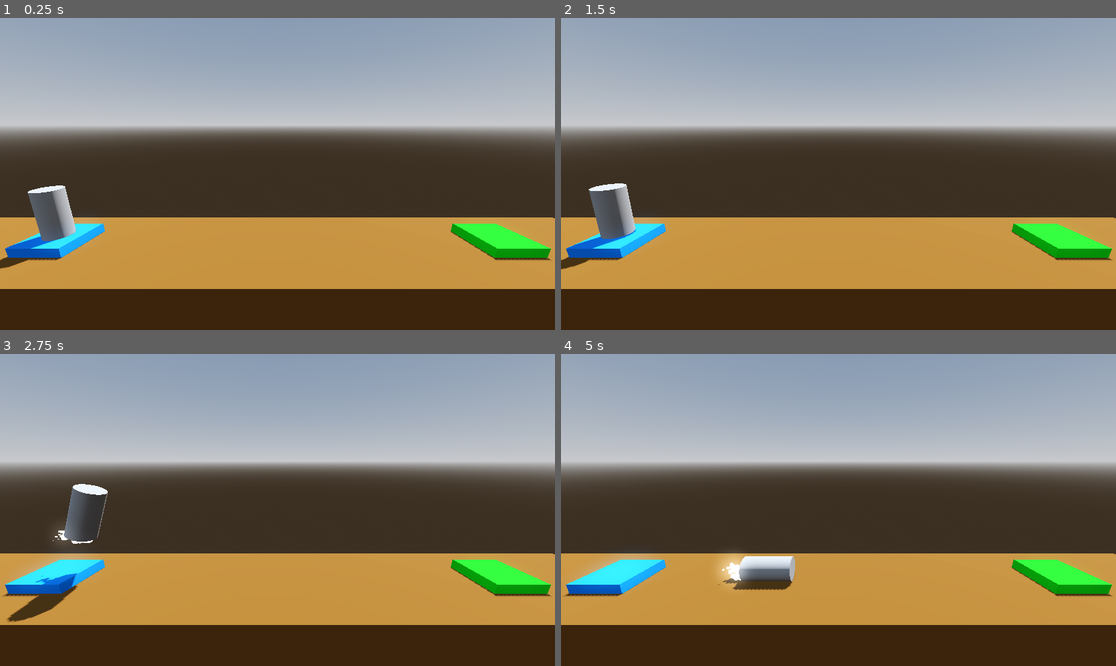
Above: before the commit, frames 1-4 (two rows, left to right).
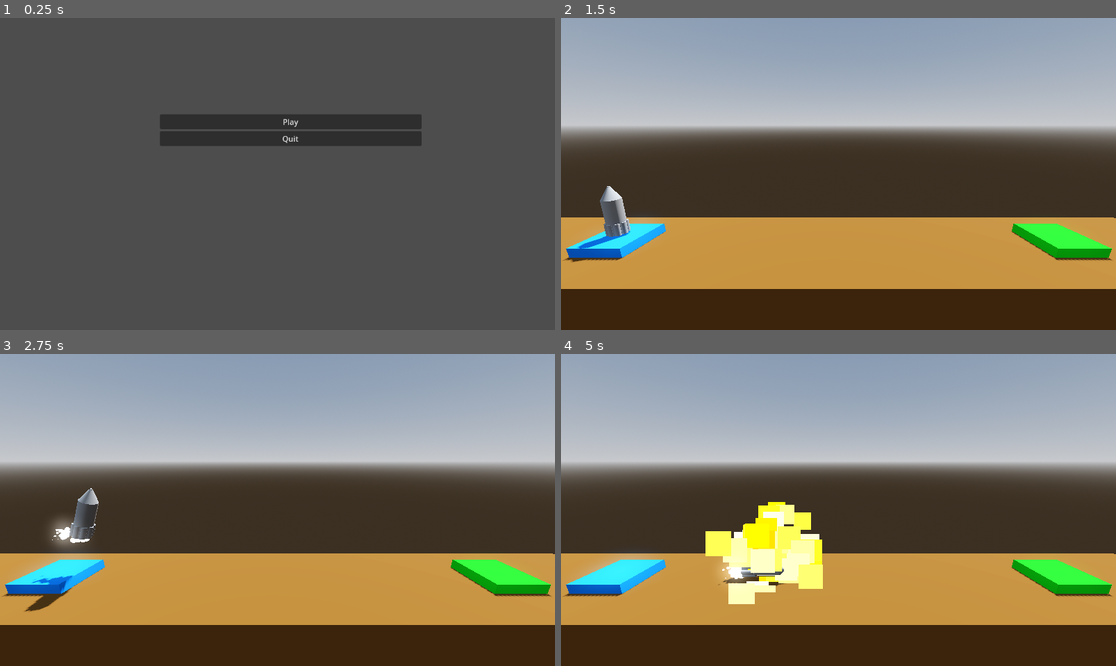
Above: after the commit, the same moments.

Repository: 253asap/projectBoost
Game: Godot game, scene res://menu.tscn
The game is run twice, just before and just after one commit, with the same random seed, the same clock (stepped at 60 frames per second) and the same inputs. Before the commit the project starts from res://Level/level.tscn.
Inputs (mouse positions are in pixels of both pictures, inside the frame that each line leads up to):
- Up to frame 1 (0.25 s): no input
- Up to frame 2 (1.5 s): click (849, 120) at 0.5 s, where only the run after the commit has a clickable "Play"; tap Enter at 1.25 s; hold D (rotateRight) from 1.28 s (still down); hold Space (boost) from 1.28 s (still down)
- Up to frame 3 (2.75 s): release D (rotateRight) at 2.03 s; release Space (boost) at 2.03 s; hold A (rotateLeft) from 2.03 s (still down); tap Space (boost) at 2.1 s
- Up to frame 4 (5 s): release A (rotateLeft) at 2.78 s; hold Space (boost) 2.78-3.53 s; hold D (rotateRight) 2.78-4.28 s; tap Space (boost) at 3.6 s; hold A (rotateLeft) from 4.28 s (still down); hold Space (boost) from 4.28 s (still down); tap Escape (menu, bound only after the commit) at 4.9 s

The runs differ from the first frame. In frame 1, 97% of the frame differs, in the area x 0-100%, y 0-100%; in frame 2, 1.0%; in frame 3, 1.3%; in frame 4, 4.3%.

Commit message:
added particles and changhed the rocket model some

Diff:
--- /dev/null
+++ b/Particles/explosion_particles.tscn
@@ -0,0 +1,59 @@
+[gd_scene load_steps=10 format=3 uid="uid://dcecb8hw7dbrv"]
+
+[sub_resource type="Gradient" id="Gradient_lkolc"]
+offsets = PackedFloat32Array(0.201923, 0.413462, 0.586538, 0.740385, 0.903846)
+colors = PackedColorArray(1, 1, 1, 1, 1, 1, 0, 1, 1, 0.294118, 0, 1, 0.776471, 0, 0, 1, 0, 0, 0, 1)
+
+[sub_resource type="GradientTexture1D" id="GradientTexture1D_u3rij"]
+gradient = SubResource("Gradient_lkolc")
+
+[sub_resource type="Curve" id="Curve_cv3ok"]
+max_value = 100.0
+_data = [Vector2(0, 1), 0.0, 146.581, 0, 0, Vector2(1, 100), 413.249, 0.0, 0, 0]
+point_count = 2
+
+[sub_resource type="CurveTexture" id="CurveTexture_mygan"]
+curve = SubResource("Curve_cv3ok")
+
+[sub_resource type="Curve" id="Curve_qubh3"]
+_data = [Vector2(0, 0.530249), 0.0, 2.25724, 0, 0, Vector2(1, 0), -2.97204, 0.0, 0, 0]
+point_count = 2
+
+[sub_resource type="CurveTexture" id="CurveTexture_5bhb0"]
+curve = SubResource("Curve_qubh3")
+
+[sub_resource type="ParticleProcessMaterial" id="ParticleProcessMaterial_1onfr"]
+direction = Vector3(0, 1, 0)
+spread = 180.0
+gravity = Vector3(0, 0, 0)
+initial_velocity_min = 6.0
+initial_velocity_max = 16.0
+damping_max = 3.0
+damping_curve = SubResource("CurveTexture_mygan")
+scale_curve = SubResource("CurveTexture_5bhb0")
+color_ramp = SubResource("GradientTexture1D_u3rij")
+turbulence_enabled = true
+turbulence_noise_scale = 1.0
+turbulence_noise_speed_random = 4.0
+
+[sub_resource type="StandardMaterial3D" id="StandardMaterial3D_5wvwh"]
+shading_mode = 0
+vertex_color_use_as_albedo = true
+disable_receive_shadows = true
+billboard_mode = 3
+billboard_keep_scale = true
+particles_anim_h_frames = 1
+particles_anim_v_frames = 1
+particles_anim_loop = false
+
+[sub_resource type="QuadMesh" id="QuadMesh_gb05o"]
+material = SubResource("StandardMaterial3D_5wvwh")
+
+[node name="ExplosionParticles" type="GPUParticles3D"]
+cast_shadow = 0
+emitting = false
+amount = 64
+one_shot = true
+explosiveness = 0.75
+process_material = SubResource("ParticleProcessMaterial_1onfr")
+draw_pass_1 = SubResource("QuadMesh_gb05o")
--- /dev/null
+++ b/Particles/success_particles.tscn
@@ -0,0 +1,53 @@
+[gd_scene load_steps=8 format=3 uid="uid://jfwajmrh6ca7"]
+
+[sub_resource type="StandardMaterial3D" id="StandardMaterial3D_5wvwh"]
+shading_mode = 0
+vertex_color_use_as_albedo = true
+disable_receive_shadows = true
+billboard_mode = 3
+billboard_keep_scale = true
+particles_anim_h_frames = 1
+particles_anim_v_frames = 1
+particles_anim_loop = false
+
+[sub_resource type="Curve" id="Curve_qubh3"]
+_data = [Vector2(0, 0.530249), 0.0, 2.25724, 0, 0, Vector2(1, 0), -2.97204, 0.0, 0, 0]
+point_count = 2
+
+[sub_resource type="CurveTexture" id="CurveTexture_oh0x3"]
+curve = SubResource("Curve_qubh3")
+
+[sub_resource type="Curve" id="Curve_uupei"]
+_data = [Vector2(0, 0.5), 0.0, 2.46667, 0, 1, Vector2(0.202703, 1), 0.0, 0.0, 0, 0, Vector2(0.371622, 0.00355875), 0.0, 0.0, 0, 0, Vector2(0.554054, 1), 0.0, 0.0, 0, 0, Vector2(0.777027, 0), 0.0, 0.0, 0, 0, Vector2(0.885135, 1), 0.0, 0.0, 0, 0, Vector2(1, 0.5), -4.35294, 0.0, 1, 0]
+point_count = 7
+
+[sub_resource type="CurveTexture" id="CurveTexture_68duu"]
+curve = SubResource("Curve_uupei")
+
+[sub_resource type="ParticleProcessMaterial" id="ParticleProcessMaterial_2ssod"]
+direction = Vector3(0, 1, 0)
+spread = 180.0
+gravity = Vector3(0, 0, 0)
+initial_velocity_min = 3.0
+initial_velocity_max = 12.0
+damping_min = 2.0
+damping_max = 4.0
+scale_curve = SubResource("CurveTexture_oh0x3")
+hue_variation_min = -1.0
+hue_variation_max = 1.0
+turbulence_enabled = true
+turbulence_noise_scale = 4.0
+turbulence_influence_max = 0.3
+turbulence_influence_over_life = SubResource("CurveTexture_68duu")
+
+[sub_resource type="SphereMesh" id="SphereMesh_lkpya"]
+
+[node name="SuccessParticles" type="GPUParticles3D"]
+material_override = SubResource("StandardMaterial3D_5wvwh")
+cast_shadow = 0
+emitting = false
+amount = 48
+one_shot = true
+explosiveness = 0.5
+process_material = SubResource("ParticleProcessMaterial_2ssod")
+draw_pass_1 = SubResource("SphereMesh_lkpya")
--- a/Player.gd
+++ b/Player.gd
@@ -7,14 +7,19 @@
 @onready var explosionSound := $ExplosionAudio
 @onready var successAudio := $SuccessAudio
 @onready var rocketAudio := $RocketAudio
-@onready var boosterParticles = $BoosterParticles
-@onready var rightBoosterParticles = $RightBoosterParticles
-@onready var leftBoosterParticles = $LeftBoosterParticles
+@onready var boosterParticles := $BoosterParticles
+@onready var rightBoosterParticles := $RightBoosterParticles
+@onready var leftBoosterParticles := $LeftBoosterParticles
+@onready var explosionParticles := $ExplosionParticles
+@onready var successParticles := $SuccessParticles
 
 var isTransitioning := false
 
 # Called every frame. 'delta' is the elapsed time since the previous frame.
 func _process(delta: float) -> void:
+	# if the player is pressing "escape" then quit the game
+	if Input.is_action_pressed("menu"):
+		get_tree().change_scene_to_file("res://menu.tscn")
 	if Input.is_action_pressed("boost"):
 		apply_central_force(basis.y * delta * thrust)
 		boosterParticles.emitting = true
@@ -46,11 +51,13 @@
 
 func crashSequence() -> void:
 	print("You lose")
+	explosionParticles.emitting = true
 	explosionSound.play()
 	tweenTrans(get_tree().reload_current_scene)
 
 func completeLevel(next_level_file: String) -> void:
 	print("winner winner chicken dinner")
+	successParticles.emitting = true
 	successAudio.play()
 	if next_level_file == "NA":
 		tweenTrans(get_tree().quit)
--- /dev/null
+++ b/menu.gd
@@ -0,0 +1,11 @@
+extends Control
+
+
+
+
+func _on_play_pressed() -> void:
+	get_tree().change_scene_to_file("res://Level/level.tscn")
+
+
+func _on_quit_pressed() -> void:
+	get_tree().quit()
--- /dev/null
+++ b/menu.tscn
@@ -0,0 +1,34 @@
+[gd_scene load_steps=2 format=3 uid="uid://dxhvmrvljj83q"]
+
+[ext_resource type="Script" path="res://menu.gd" id="1_mj2d6"]
+
+[node name="Menu" type="Control"]
+layout_mode = 3
+anchors_preset = 15
+anchor_right = 1.0
+anchor_bottom = 1.0
+grow_horizontal = 2
+grow_vertical = 2
+script = ExtResource("1_mj2d6")
+
+[node name="MarginContainer" type="MarginContainer" parent="."]
+layout_mode = 0
+offset_left = 332.0
+offset_top = 200.0
+offset_right = 875.0
+offset_bottom = 266.0
+
+[node name="VBoxContainer" type="VBoxContainer" parent="MarginContainer"]
+layout_mode = 2
+
+[node name="Play" type="Button" parent="MarginContainer/VBoxContainer"]
+layout_mode = 2
+size_flags_stretch_ratio = 48.0
+text = "Play"
+
+[node name="Quit" type="Button" parent="MarginContainer/VBoxContainer"]
+layout_mode = 2
+text = "Quit"
+
+[connection signal="pressed" from="MarginContainer/VBoxContainer/Play" to="." method="_on_play_pressed"]
+[connection signal="pressed" from="MarginContainer/VBoxContainer/Quit" to="." method="_on_quit_pressed"]
--- a/player.tscn
+++ b/player.tscn
@@ -1,14 +1,33 @@
-[gd_scene load_steps=8 format=3 uid="uid://ck4pj3q50i6xk"]
+[gd_scene load_steps=14 format=3 uid="uid://ck4pj3q50i6xk"]
 
 [ext_resource type="Script" path="res://Player.gd" id="1_7beyc"]
 [ext_resource type="AudioStream" uid="uid://giq4vg7w3g65" path="res://Audio/SFX - Death Explosion.ogg" id="2_wnpg5"]
 [ext_resource type="AudioStream" uid="uid://dpwyyd7nlnh27" path="res://Audio/SFX - Success.ogg" id="3_fxxqx"]
 [ext_resource type="AudioStream" uid="uid://dt047jfyfv7t3" path="res://Audio/SFX - Main engine thrust.ogg" id="4_c7swc"]
-[ext_resource type="PackedScene" uid="uid://ux6ivcx1ovdp" path="res://booster_particles.tscn" id="5_v32lk"]
+[ext_resource type="PackedScene" uid="uid://ux6ivcx1ovdp" path="res://Particles/booster_particles.tscn" id="5_v32lk"]
+[ext_resource type="PackedScene" uid="uid://dcecb8hw7dbrv" path="res://Particles/explosion_particles.tscn" id="6_c75b8"]
+[ext_resource type="PackedScene" uid="uid://jfwajmrh6ca7" path="res://Particles/success_particles.tscn" id="7_hlpey"]
 
 [sub_resource type="CylinderMesh" id="CylinderMesh_svoxy"]
 
 [sub_resource type="CylinderShape3D" id="CylinderShape3D_euqyw"]
+
+[sub_resource type="CylinderMesh" id="CylinderMesh_3mkql"]
+top_radius = 0.3
+bottom_radius = 0.3
+height = 1.5
+
+[sub_resource type="CylinderMesh" id="CylinderMesh_p1wjp"]
+top_radius = 0.05
+bottom_radius = 0.3
+height = 0.5
+
+[sub_resource type="SphereMesh" id="SphereMesh_lalfi"]
+
+[sub_resource type="CylinderMesh" id="CylinderMesh_7idcu"]
+top_radius = 0.1
+bottom_radius = 0.1
+height = 0.5
 
 [node name="Player" type="RigidBody3D"]
 axis_lock_linear_z = true
@@ -21,6 +40,7 @@
 script = ExtResource("1_7beyc")
 
 [node name="MeshInstance3D" type="MeshInstance3D" parent="."]
+visible = false
 mesh = SubResource("CylinderMesh_svoxy")
 
 [node name="CollisionShape3D" type="CollisionShape3D" parent="."]
@@ -41,9 +61,58 @@
 transform = Transform3D(1, 0, 0, 0, 1, 0, 0, 0, 1, 0, -1, 0)
 
 [node name="RightBoosterParticles" parent="." instance=ExtResource("5_v32lk")]
-transform = Transform3D(1, 0, 0, 0, 1, 0, 0, 0, 1, 0.4, -1, 0)
+transform = Transform3D(0.984808, -0.173648, 3.48787e-16, 0.173648, 0.984808, -3.48787e-16, -2.82922e-16, 4.04054e-16, 1, 0.25, -1, 2.08165e-12)
 
 [node name="LeftBoosterParticles" parent="." instance=ExtResource("5_v32lk")]
-transform = Transform3D(1, 0, 0, 0, 1, 0, 0, 0, 1, -0.4, -1, 0)
+transform = Transform3D(0.984808, 0.173648, 3.48787e-16, -0.173648, 0.984808, -3.48787e-16, -4.04054e-16, 2.82922e-16, 1, -0.25, -1, 2.08165e-12)
+
+[node name="ExplosionParticles" parent="." instance=ExtResource("6_c75b8")]
+
+[node name="SuccessParticles" parent="." instance=ExtResource("7_hlpey")]
+
+[node name="Body" type="MeshInstance3D" parent="."]
+transform = Transform3D(1, 0, 0, 0, 1, 0, 0, 0, 1, 2.08165e-12, -0.25, 2.08165e-12)
+mesh = SubResource("CylinderMesh_3mkql")
+
+[node name="NoseCone" type="MeshInstance3D" parent="Body"]
+transform = Transform3D(1, 0, 0, 0, 1, 0, 0, 0, 1, 0, 1, 0)
+mesh = SubResource("CylinderMesh_p1wjp")
+skeleton = NodePath("../..")
+
+[node name="NoseConeTop" type="MeshInstance3D" parent="Body"]
+transform = Transform3D(0.1, 0, 0, 0, 0.1, 0, 0, 0, 0.1, 0, 1.24343, 0)
+mesh = SubResource("SphereMesh_lalfi")
+
+[node name="Booster1" type="MeshInstance3D" parent="Body"]
+transform = Transform3D(1, 0, 0, 0, 1, 0, 0, 0, 1, -0.25, -0.5, 2.08165e-12)
+mesh = SubResource("CylinderMesh_7idcu")
+
+[node name="Booster2" type="MeshInstance3D" parent="Body"]
+transform = Transform3D(1, 0, 0, 0, 1, 0, 0, 0, 1, 0.25, -0.5, 2.08165e-12)
+mesh = SubResource("CylinderMesh_7idcu")
+
+[node name="Booster3" type="MeshInstance3D" parent="Body"]
+transform = Transform3D(1, 0, 0, 0, 1, 0, 0, 0, 1, 2.08165e-12, -0.5, 0.25)
+mesh = SubResource("CylinderMesh_7idcu")
+
+[node name="Booster4" type="MeshInstance3D" parent="Body"]
+transform = Transform3D(1, 0, 0, 0, 1, 0, 0, 0, 1, 2.08165e-12, -0.5, -0.25)
+mesh = SubResource("CylinderMesh_7idcu")
+
+[node name="Booster5" type="MeshInstance3D" parent="Body"]
+transform = Transform3D(1, 0, 0, 0, 1, 0, 0, 0, 1, -0.18, -0.5, -0.18)
+mesh = SubResource("CylinderMesh_7idcu")
+
+[node name="Booster6" type="MeshInstance3D" parent="Body"]
+transform = Transform3D(1, 0, 0, 0, 1, 0, 0, 0, 1, 0.18, -0.5, -0.18)
+mesh = SubResource("CylinderMesh_7idcu")
+
+[node name="Booster7" type="MeshInstance3D" parent="Body"]
+transform = Transform3D(1, 0, 0, 0, 1, 0, 0, 0, 1, 0.18, -0.5, 0.18)
+mesh = SubResource("CylinderMesh_7idcu")
+
+[node name="Booster8" type="MeshInstance3D" parent="Body"]
+transform = Transform3D(1, 0, 0, 0, 1, 0, 0, 0, 1, -0.18, -0.5, 0.18)
+mesh = SubResource("CylinderMesh_7idcu")
 
 [connection signal="body_entered" from="." to="." method="_on_body_entered"]
--- a/project.godot
+++ b/project.godot
@@ -11,7 +11,7 @@
 [application]
 
 config/name="ProjectBoost"
-run/main_scene="res://Level/level.tscn"
+run/main_scene="res://menu.tscn"
 config/features=PackedStringArray("4.2", "Forward Plus")
 config/icon="res://icon.svg"
 
@@ -35,3 +35,8 @@
 , Object(InputEventKey,"resource_local_to_scene":false,"resource_name":"","device":-1,"window_id":0,"alt_pressed":false,"shift_pressed":false,"ctrl_pressed":false,"meta_pressed":false,"pressed":false,"keycode":0,"physical_keycode":4194321,"key_label":0,"unicode":0,"echo":false,"script":null)
 ]
 }
+menu={
+"deadzone": 0.5,
+"events": [Object(InputEventKey,"resource_local_to_scene":false,"resource_name":"","device":-1,"window_id":0,"alt_pressed":false,"shift_pressed":false,"ctrl_pressed":false,"meta_pressed":false,"pressed":false,"keycode":0,"physical_keycode":4194305,"key_label":0,"unicode":0,"echo":false,"script":null)
+]
+}
Renamed: booster_particles.tscn -> Particles/booster_particles.tscn
